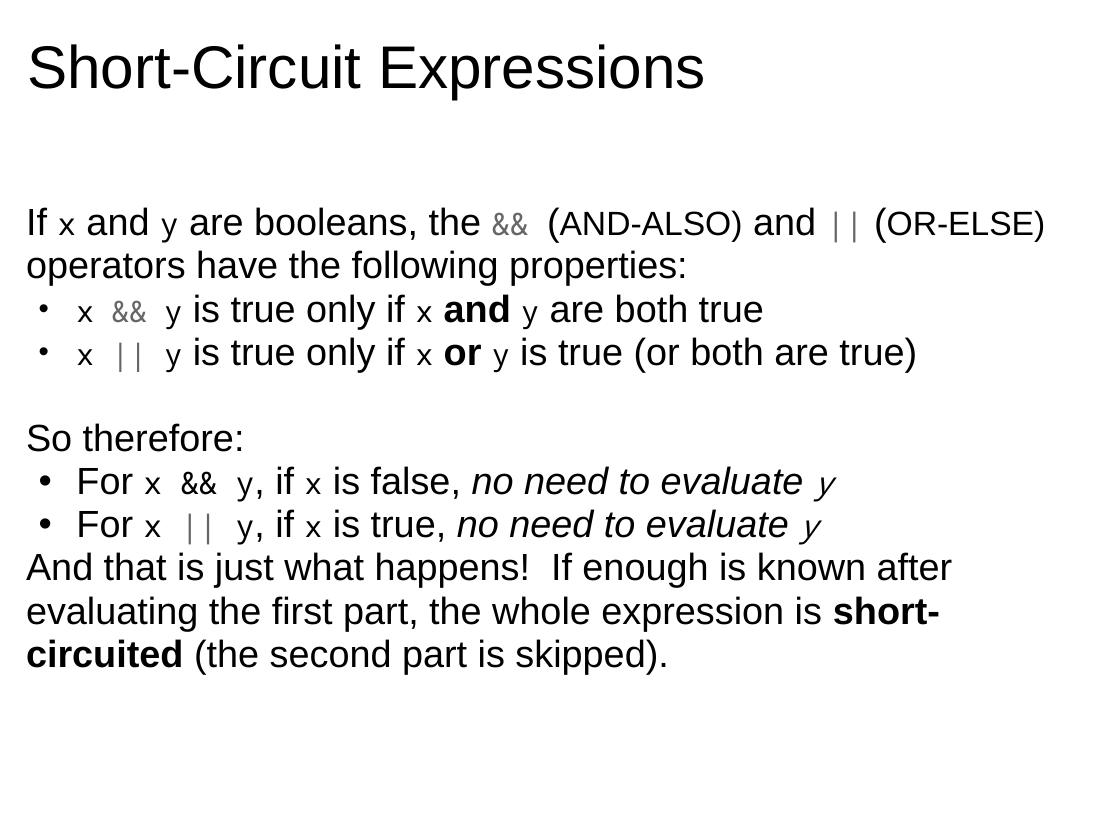
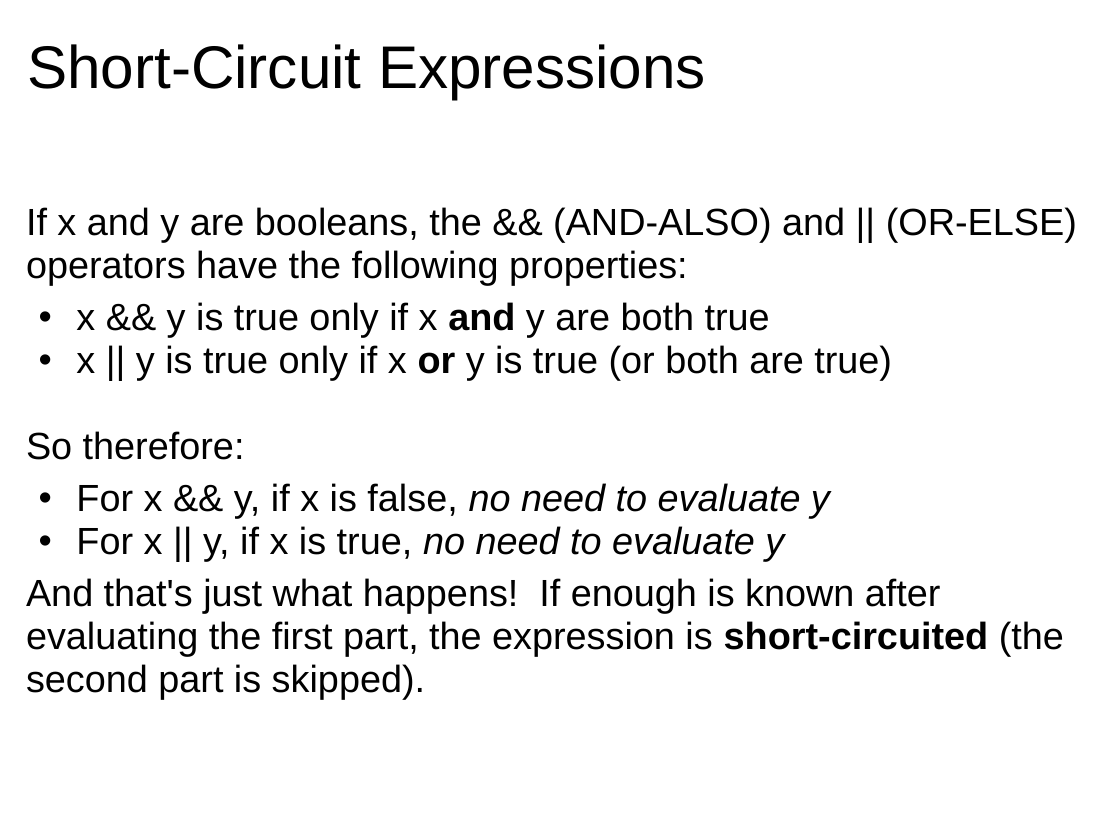
Before and after one commit to dondi/javascript-book, a slide deck: slide 14 of presentations/Chapter_4_Presentation.ppt. Drawn at 1120x840 pixels with LibreOffice and Linux fonts; fonts in the diff are those of the drawing; background and template pictures are left out. Boxes give left, top, right and bottom in pixels: in the first picture for what was removed or moved away, otherwise in the second. Text is boxed around its words. In the diff, an @@ line names an element or a change of style, - is before the commit and + after.

```diff
--- a/presentations/Chapter_4_Presentation.ppt
+++ b/presentations/Chapter_4_Presentation.ppt
@@ text at box(26, 207, 1077, 561): size 22 to 27 pt in "x y && ||", "x && y, y", "x || y, y"; size 24 to 27 pt in "(AND-ALSO) (OR-ELSE)"; font Noto Sans Mono to Arial in "x y && ||", "x && y x y", "x || y x y", "x && y, x y" and 1 more places; text colour #666666 to #000000 in "&& ||", "&&", "||", "||"; size 21 to 27 pt in "x && y x y", "x || y x y", "x", "x"; more space between paragraphs @@
@@ text at box(26, 578, 1064, 699): text changed @@
-And that is just what happens! If enough is known after evaluating the first part, the whole expression is short-circuited (the second part is skipped).
+And that's just what happens! If enough is known after evaluating the first part, the expression is short-circuited (the second part is skipped).
```
Also in this commit, not shown: 11 other slides changed, 3 other files.
